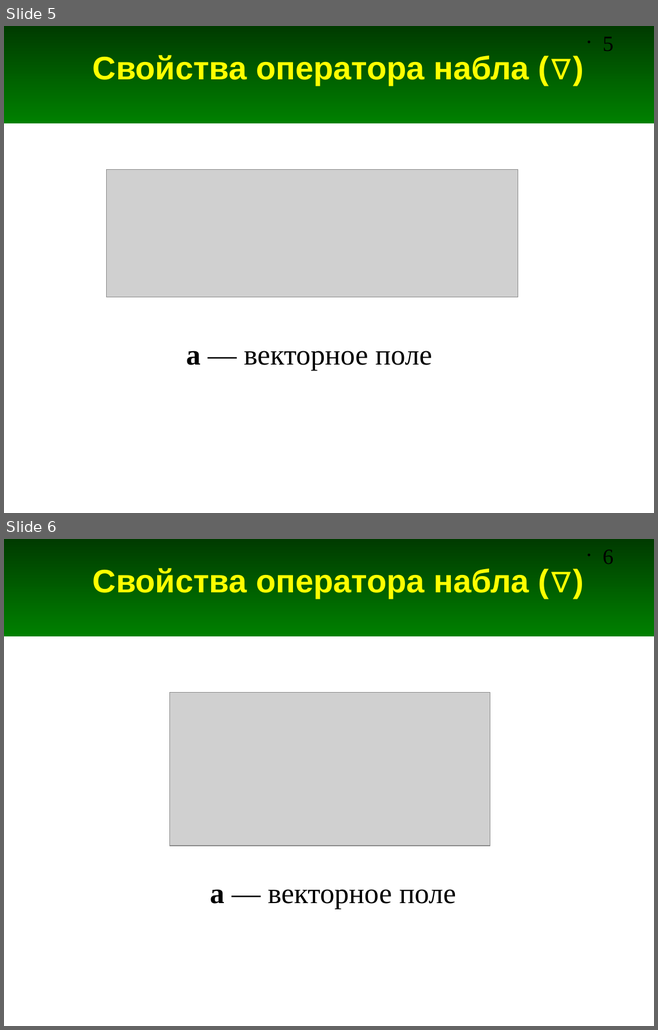
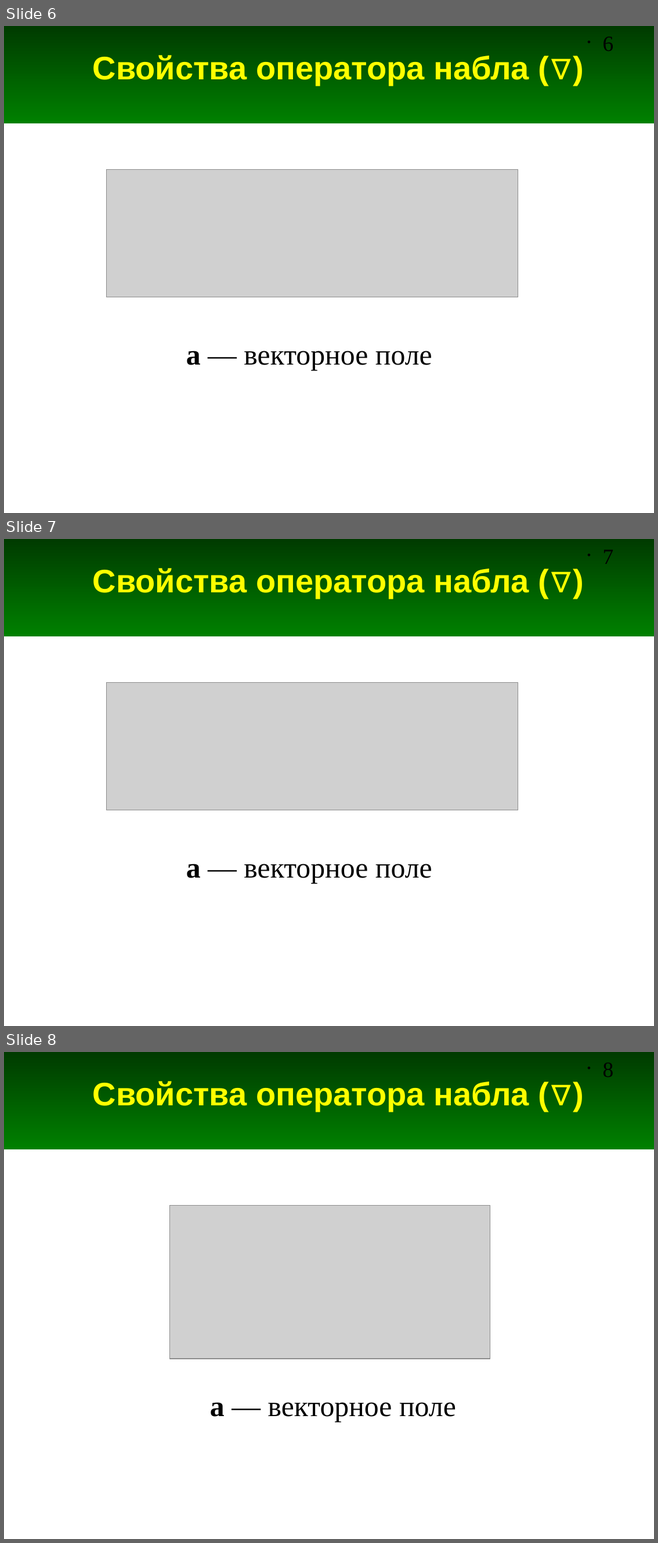
Before and after one commit to andris0147sv/modelling, a slide deck: presentations/2. FDTD.odp. Shown one above the other, each under a label of ours: slides 5 and 6 before the commit, slides 6, 7 and 8 after it. The pictures are 658x1030 and 658x1543 pixels, drawn with LibreOffice and Linux fonts; fonts in the diff are those of the drawing; grey boxes stand for pictures. Boxes give left, top, right and bottom in pixels: in the first picture for what was removed or moved away, otherwise in the second. Text is boxed around its words. In the diff, an @@ line names an element or a change of style, - is before the commit and + after.

```diff
--- a/presentations/2. FDTD.odp
+++ b/presentations/2. FDTD.odp
@@ slide 7 added at box(4, 539, 654, 1026), background #FFFFFF; not listed: 2 template elements that a slide beside it also shows @@
@@ title added at box(93, 568, 529, 598), 36 pt, text #FFFF00, bold @@
+Свойства оператора набла (∇)
@@ picture added at box(106, 683, 517, 810) @@
@@ text added at box(186, 864, 432, 884), 32 pt, text #000000 @@
+a — векторное поле
@@ what was slide 5 is now slide 6 @@
@@ page number at box(603, 36, 614, 51): text changed @@
-• 5
+• 6
@@ what was slide 6 is now slide 8 @@
@@ page number at box(603, 1062, 614, 1077): text changed @@
-• 6
+• 8
```
Also in this commit, not shown: 4 slides changed, 3 other slides added, 4 other files.
